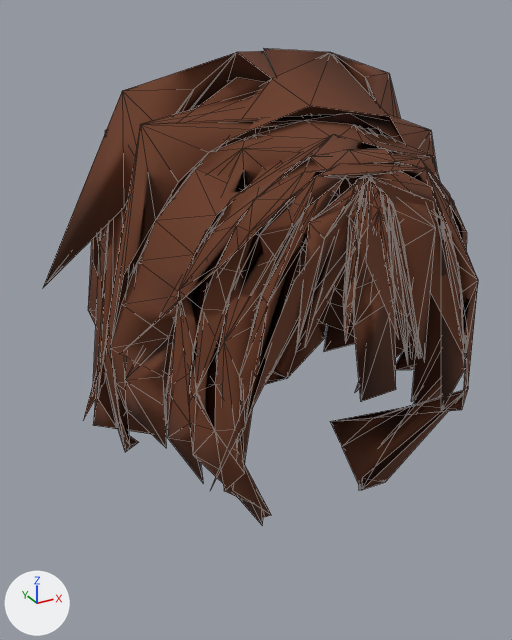
An edit to the glTF model art/characters/hair/full/hair_short_tufts.glb, drawn before and after from the same camera.
The view is the same before and after, from a 50 mm camera at (-0.49, -0.882, 1.115) aimed at (-0.002, 0.004, 0.672). The axes (+X, +Y, +Z) are drawn at lower left. The lights are the same throughout. The first picture is the older version. Mesh edges are drawn as thin lines. Vertices at exactly the same position are counted once.

Names of what the first picture shows: 'hair_short_tufts'.
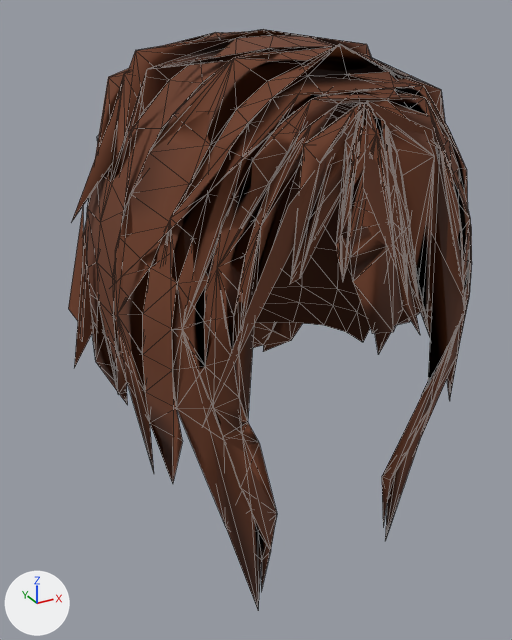
Patch to the scene script:
```diff
--- a/art/characters/hair/full/hair_short_tufts.glb.py
+++ b/art/characters/hair/full/hair_short_tufts.glb.py
@@ me_hair_short_tufts @@
 # used by ob_hair_short_tufts; location = (0.0, 0.0, 0.0)
-me_hair_short_tufts.from_pydata(...)  # 915 vertices, 1294 faces; spans x -0.319..0.322, y -0.326..0.334, z 0.443..1.067
+me_hair_short_tufts.from_pydata(...)  # 781 vertices, 1537 faces; spans x -0.28..0.306, y -0.299..0.364, z 0.323..1.09
+# me_hair_short_tufts part 1: the loose piece of 7 vertices spanning x -0.214..0.165, y -0.326..-0.263, z 0.608..0.947 is scaled about its middle by (1.03, 1.03, 1.02), then moved by (0.01, 0.027, 0.072)
+# me_hair_short_tufts part 2: the loose piece of 652 vertices spanning x -0.319..0.322, y -0.29..0.334, z 0.443..1.067 is rebuilt with 574 vertices and now spans x -0.265..0.303, y -0.268..0.364, z 0.323..1.09
+# me_hair_short_tufts part 3: 9 loose pieces with 61 vertices, spanning x -0.284..0.29, y -0.295..0.035, z 0.571..0.948, are deleted
+# me_hair_short_tufts part 4: 188 vertices removed from x -0.269..0.218, y -0.287..0.189, z 0.522..1.001; 193 vertices added at x -0.28..0.306, y -0.232..0.234, z 0.596..1.018
 me_hair_short_tufts.materials.append(mat_m_hair)
```

Location of each change, [x1, y1, x2, y2] in pixels of the pictures (512 x 640 px; the box of a moved part takes in the faces that stretch with it):
'hair_short_tufts', reshaped (7% narrower, 22% taller): before [43, 49, 478, 525]; after [68, 29, 472, 609]
part 1 of me_hair_short_tufts, moved or reshaped: before [210, 177, 466, 490]; after [202, 101, 466, 427]
part 2 of me_hair_short_tufts, rebuilt (8% narrower, 22% taller): before [43, 49, 478, 525]; after [72, 29, 472, 609]
part 3 of me_hair_short_tufts, deleted: before [84, 174, 435, 418]
part 4 of me_hair_short_tufts, moved or reshaped: before [129, 127, 397, 464]; after [68, 102, 395, 368]
